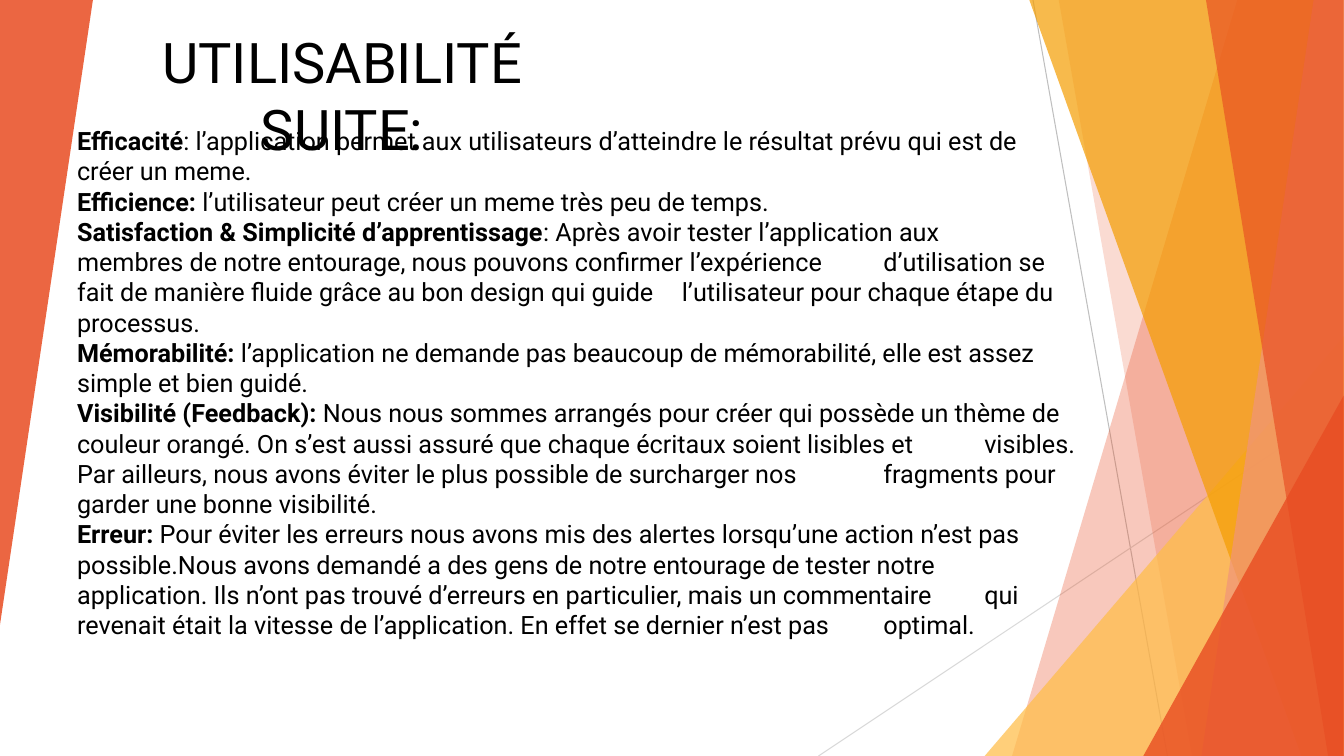
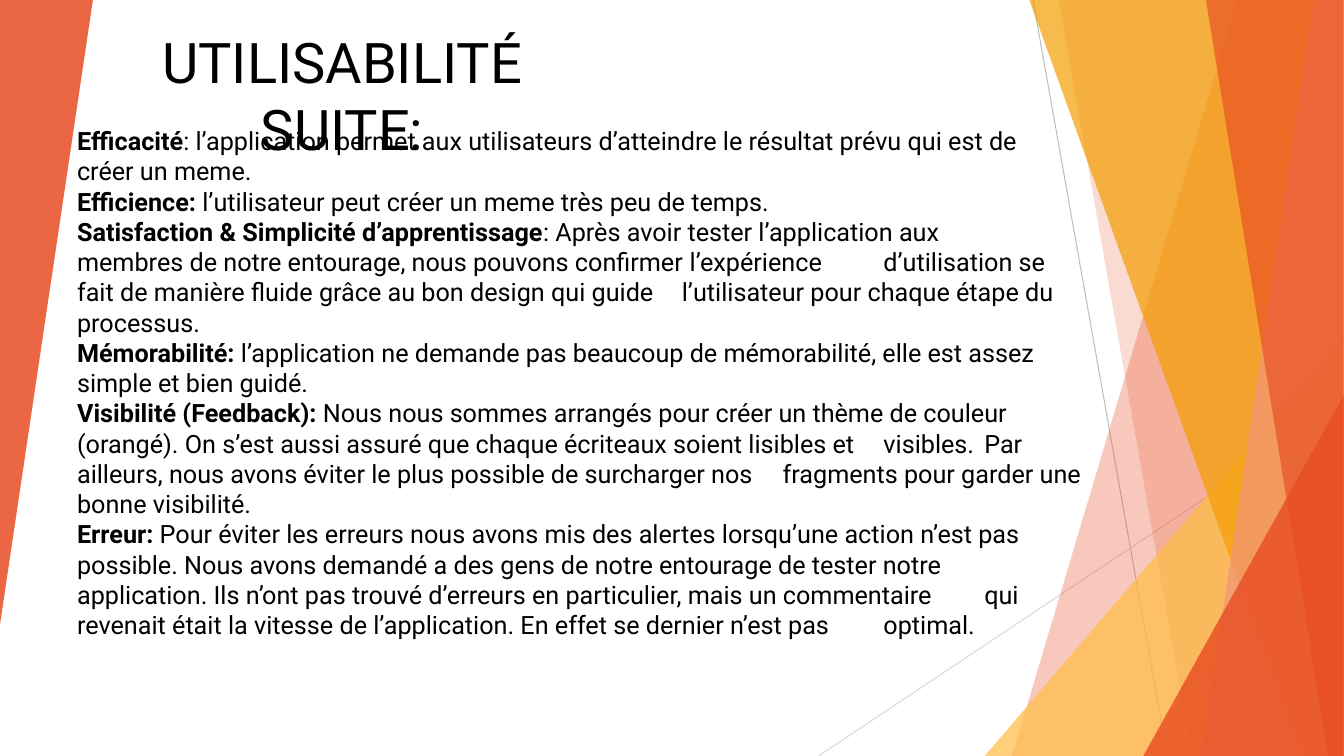
Before and after one commit to prooli22/MemesPasGame, a slide deck: slide 10 of Présentation PP.pptx (slide 9 before the commit). Drawn at 1344x756 pixels with LibreOffice and Linux fonts; fonts in the diff are those of the drawing. Boxes give left, top, right and bottom in pixels: in the first picture for what was removed or moved away, otherwise in the second. Text is boxed around its words. In the diff, an @@ line names an element or a change of style, - is before the commit and + after.

```diff
--- a/Présentation PP.pptx
+++ b/Présentation PP.pptx
@@ text at bbox=[77, 402, 1081, 639]: text changed @@
-Visibilité (Feedback): Nous nous sommes arrangés pour créer qui possède un thème de couleur orangé. On s’est aussi assuré que chaque écritaux soient lisibles et visibles. Par ailleurs, nous avons éviter le plus possible de surcharger nos fragments pour garder une bonne visibilité.
-Erreur: Pour éviter les erreurs nous avons mis des alertes lorsqu’une action n’est pas possible.Nous avons demandé a des gens de notre entourage de tester notre application. Ils n’ont pas trouvé d’erreurs en particulier, mais un commentaire qui revenait était la vitesse de l’application. En effet se dernier n’est pas optimal.
+Visibilité (Feedback): Nous nous sommes arrangés pour créer un thème de couleur (orangé). On s’est aussi assuré que chaque écriteaux soient lisibles et visibles. Par ailleurs, nous avons éviter le plus possible de surcharger nos fragments pour garder une bonne visibilité.
+Erreur: Pour éviter les erreurs nous avons mis des alertes lorsqu’une action n’est pas possible. Nous avons demandé a des gens de notre entourage de tester notre application. Ils n’ont pas trouvé d’erreurs en particulier, mais un commentaire qui revenait était la vitesse de l’application. En effet se dernier n’est pas optimal.
```
Also in this commit, not shown: 10 other slides changed, 1 slide added, 6 other files.
